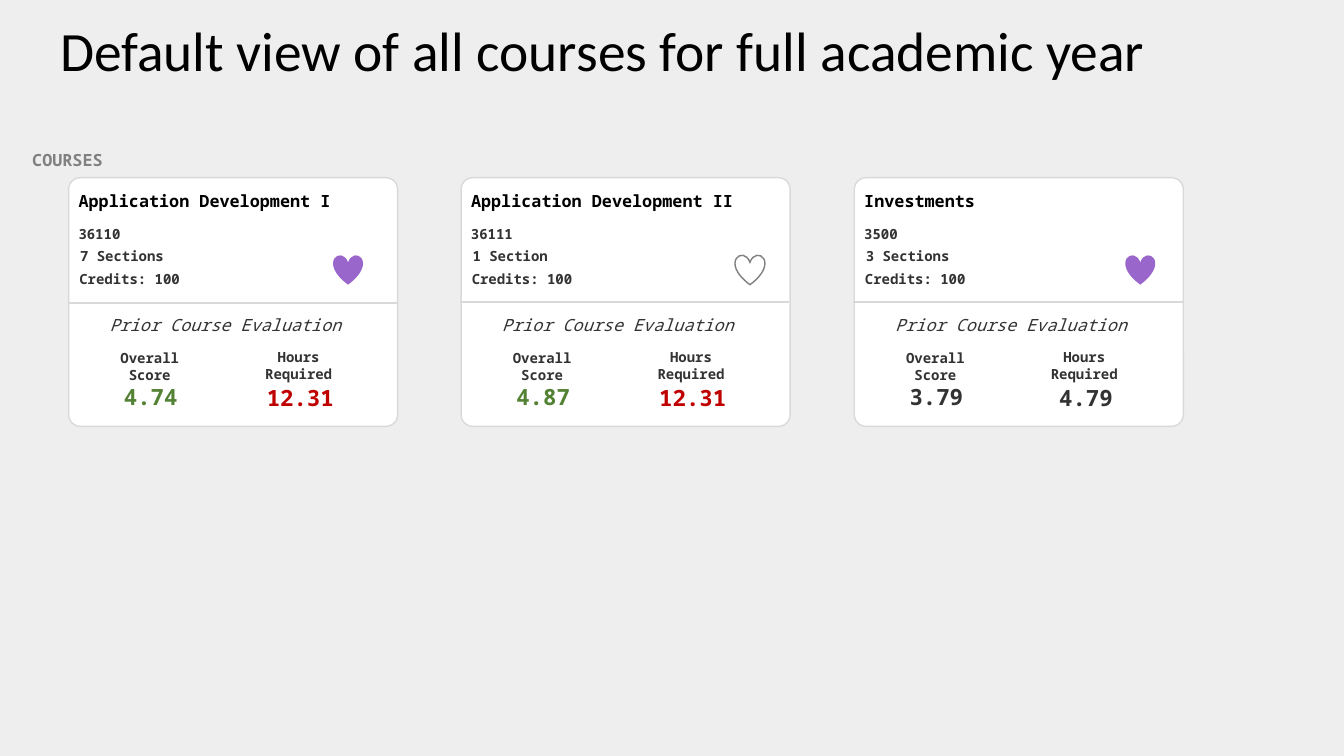
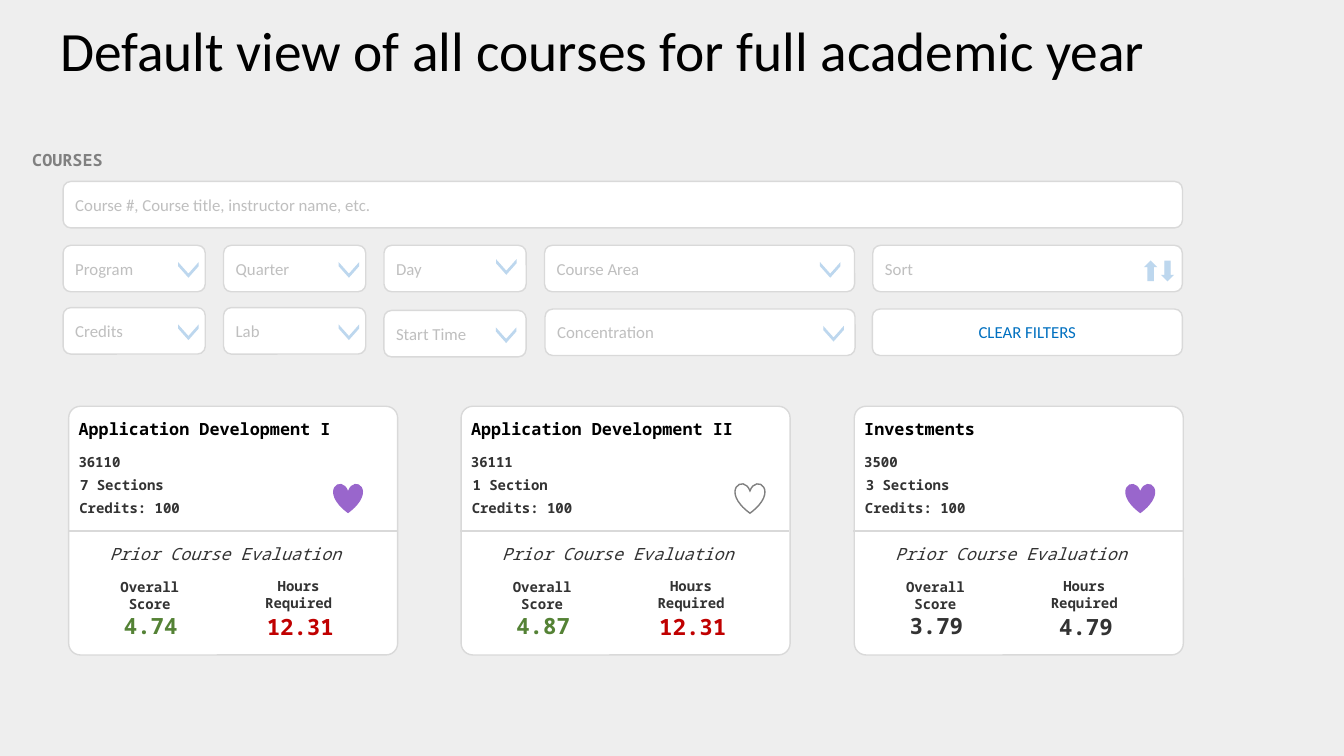
Before and after one commit to RobBoothAppDev21/course_management, a slide deck: slide 2 of files/course_test/course_card_mockup.pptx. Drawn at 1344x756 pixels with LibreOffice and Linux fonts; fonts in the diff are those of the drawing. Boxes give left, top, right and bottom in pixels: in the first picture for what was removed or moved away, otherwise in the second. Text is boxed around its words. In the diff, an @@ line names an element or a change of style, - is before the commit and + after.

```diff
--- a/files/course_test/course_card_mockup.pptx
+++ b/files/course_test/course_card_mockup.pptx
@@ rounded rectangle added at (x1=64, y1=181, x2=1184, y2=228), fill #FFFFFF, outline #D9D9D9 1 pt, 12 pt, text #BFBFBF @@
+Course #, Course title, instructor name, etc.
@@ rounded rectangle added at (x1=64, y1=245, x2=206, y2=291), fill #FFFFFF, outline #D9D9D9 1 pt, 12 pt, text #BFBFBF @@
+Program
@@ chevron added at (x1=179, y1=264, x2=199, y2=277), fill #BDD7EE, outline #BDD7EE 1 pt @@
@@ rounded rectangle added at (x1=224, y1=245, x2=366, y2=291), fill #FFFFFF, outline #D9D9D9 1 pt, 12 pt, text #BFBFBF @@
+Quarter
@@ chevron added at (x1=340, y1=264, x2=359, y2=277), fill #BDD7EE, outline #BDD7EE 1 pt @@
@@ rounded rectangle added at (x1=384, y1=245, x2=526, y2=291), fill #FFFFFF, outline #D9D9D9 1 pt, 12 pt, text #BFBFBF @@
+Day
@@ chevron added at (x1=497, y1=261, x2=516, y2=274), fill #BDD7EE, outline #BDD7EE 1 pt @@
@@ rounded rectangle added at (x1=544, y1=245, x2=855, y2=291), fill #FFFFFF, outline #D9D9D9 1 pt, 12 pt, text #BFBFBF @@
+Course Area
@@ chevron added at (x1=821, y1=264, x2=840, y2=277), fill #BDD7EE, outline #BDD7EE 1 pt @@
@@ rounded rectangle added at (x1=873, y1=245, x2=1183, y2=291), fill #FFFFFF, outline #D9D9D9 1 pt, 12 pt, text #BFBFBF @@
+Sort
@@ up arrow added at (x1=1145, y1=261, x2=1155, y2=280), fill #BDD7EE, outline #BDD7EE 1 pt @@
@@ up arrow added at (x1=1163, y1=261, x2=1173, y2=280), fill #BDD7EE, outline #BDD7EE 1 pt @@
@@ rounded rectangle added at (x1=64, y1=308, x2=206, y2=354), fill #FFFFFF, outline #D9D9D9 1 pt, 12 pt, text #BFBFBF @@
+Credits
@@ chevron added at (x1=179, y1=327, x2=199, y2=340), fill #BDD7EE, outline #BDD7EE 1 pt @@
@@ rounded rectangle added at (x1=224, y1=308, x2=366, y2=354), fill #FFFFFF, outline #D9D9D9 1 pt, 12 pt, text #BFBFBF @@
+Lab
@@ chevron added at (x1=340, y1=327, x2=359, y2=340), fill #BDD7EE, outline #BDD7EE 1 pt @@
@@ rounded rectangle added at (x1=384, y1=311, x2=526, y2=357), fill #FFFFFF, outline #D9D9D9 1 pt, 12 pt, text #BFBFBF @@
+Start Time
@@ chevron added at (x1=497, y1=329, x2=516, y2=342), fill #BDD7EE, outline #BDD7EE 1 pt @@
@@ rounded rectangle added at (x1=545, y1=310, x2=856, y2=356), fill #FFFFFF, outline #D9D9D9 1 pt, 12 pt, text #BFBFBF @@
+Concentration
@@ chevron added at (x1=825, y1=328, x2=844, y2=341), fill #BDD7EE, outline #BDD7EE 1 pt @@
@@ rounded rectangle added at (x1=872, y1=310, x2=1183, y2=356), fill #FFFFFF, outline #D9D9D9 1 pt, 12 pt, text #0070C0 @@
+CLEAR FILTERS
@@ 24 texts, 3 rounded rectangles, 3 hearts, 3 lines moved together from (x1=69, y1=177, x2=1184, y2=426) to (x1=69, y1=406, x2=1184, y2=655) @@
@@ 3 texts moved together from (x1=110, y1=318, x2=1127, y2=331) to (x1=110, y1=547, x2=1127, y2=560) @@
```
Also in this commit, not shown: 2 slides added, 1 other file.
